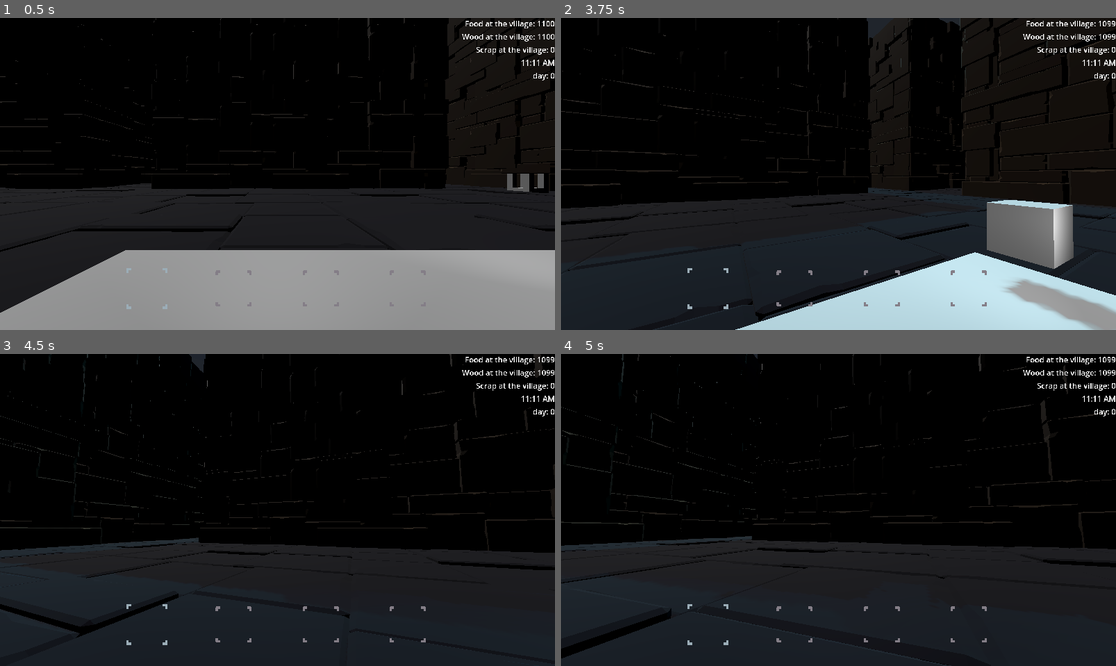
Above: before the commit, frames 1-4 (two rows, left to right).
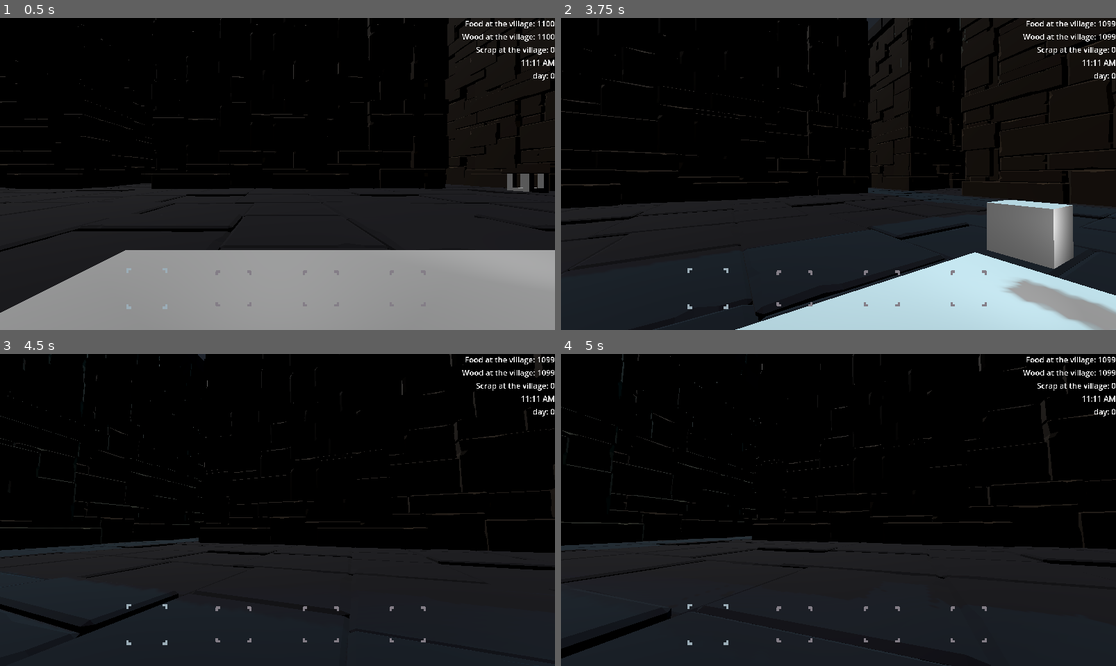
Above: after the commit, the same moments.

Repository: fennylol/lost_lands
Game: Godot game, scene res://Lost_Lands.tscn
The game is run twice, just before and just after one commit, with the same random seed, the same clock (stepped at 60 frames per second) and the same inputs. A sky picture missing from this copy of the repository is replaced by a grey-blue gradient.
Inputs (mouse positions are in pixels of both pictures, inside the frame that each line leads up to):
- Up to frame 1 (0.5 s): no input
- Up to frame 2 (3.75 s): tap Enter at 0.5 s; move the mouse to (960, 158) at 0.52 s; hold D (right) 0.53-1.28 s; hold C (drop_item) 0.53-1.28 s; click (960, 158) at 0.67 s; tap Space (jump) at 0.77, 1.52, 3.02 s; move the mouse to (810, 174) at 1.27 s; hold W (up) from 1.28 s (still down); tap E (interact) at 1.35 s; move the mouse to (849, 167) at 2.02 s; hold R (random) 2.03-2.78 s; move the mouse to (832, 180) at 2.77 s; tap Mouse wheel down (scroll_down) at 2.85 s; click (832, 180) at 2.92 s; move the mouse to (877, 177) at 3.52 s; tap Mouse wheel up (scroll_up) at 3.6 s
- Up to frame 3 (4.5 s): keep holding W (up); tap Space (jump) at 3.77 s; move the mouse to (233, 506) at 4.27 s; tap Shift (sprint) at 4.35 s
- Up to frame 4 (5 s): keep holding W (up); tap Space (jump) at 4.52 s

Frame 1 is identical in both runs. In frame 2, 0.2% of the frame differs, in the area x 55-72%, y 0-24%; in frame 3, less than 0.1%; in frame 4, less than 0.1%.

Commit message:
death now handled by inhabitants
maze models changed slightly

Diff:
--- a/inhabitant/inhabitant.gd
+++ b/inhabitant/inhabitant.gd
@@ -13,7 +13,7 @@
 const MAX_HEALTH: float = 100
 var health: float = MAX_HEALTH
 signal health_changed(health: float)
-
+signal dead()
 
 var inventory: Array[Node] = [null,null,null,null]
 var inventory_slots: int = inventory.size()
@@ -110,8 +110,13 @@
 func set_health(val: float):
 	health = val
 	health_changed.emit(health)
+	if health <= 0: handle_death()
 
-
+func handle_death():
+	dead.emit()
+	for item in inventory:
+		if item: item.queue_free()
+	queue_free()
 
 # ╭------------╮
 # |    gui     |
--- a/village/villiage.gd
+++ b/village/villiage.gd
@@ -168,19 +168,17 @@
 
 	var handle_take_damage = func(val):
 		print(inhabitant_name, " health: ", val)
-		if val <= 0:
-			print(inhabitant_name, " died...")
-			handle_inhabitant_death(new_inhabitant)
+		if val <= 0: print(inhabitant_name, " died...")
 
 	new_inhabitant.health_changed.connect(handle_take_damage)
+	new_inhabitant.dead.connect(handle_inhabitant_death)
 	return new_inhabitant
 
 
-func handle_inhabitant_death(inhabitant: Node3D):
+func handle_inhabitant_death():
 	inhabitant_count -= 1
 
 	if !inhabitant_count: handle_loss()
-
-	inhabitants.remove_child(inhabitant)
-	inhabitant.queue_free()
-	posess_next_inhabitant()
+	else:
+		inhabitants.remove_child(inhabitants.get_child(0))
+		posess_next_inhabitant()
Not shown, changed: QuaterniusDev_models/map_tiles/finals/quat_corner.mtl
Not shown, changed: QuaterniusDev_models/map_tiles/finals/quat_corner.obj
Not shown, changed: QuaterniusDev_models/map_tiles/finals/quat_end.mtl
Not shown, changed: QuaterniusDev_models/map_tiles/finals/quat_end.obj
Not shown, changed: QuaterniusDev_models/map_tiles/finals/quat_hall.mtl
Not shown, changed: QuaterniusDev_models/map_tiles/finals/quat_hall.obj
Not shown, changed: QuaterniusDev_models/map_tiles/finals/quat_junction.mtl
Not shown, changed: QuaterniusDev_models/map_tiles/finals/quat_junction.obj
Binary file changed: gui/_resources/minimap.png
